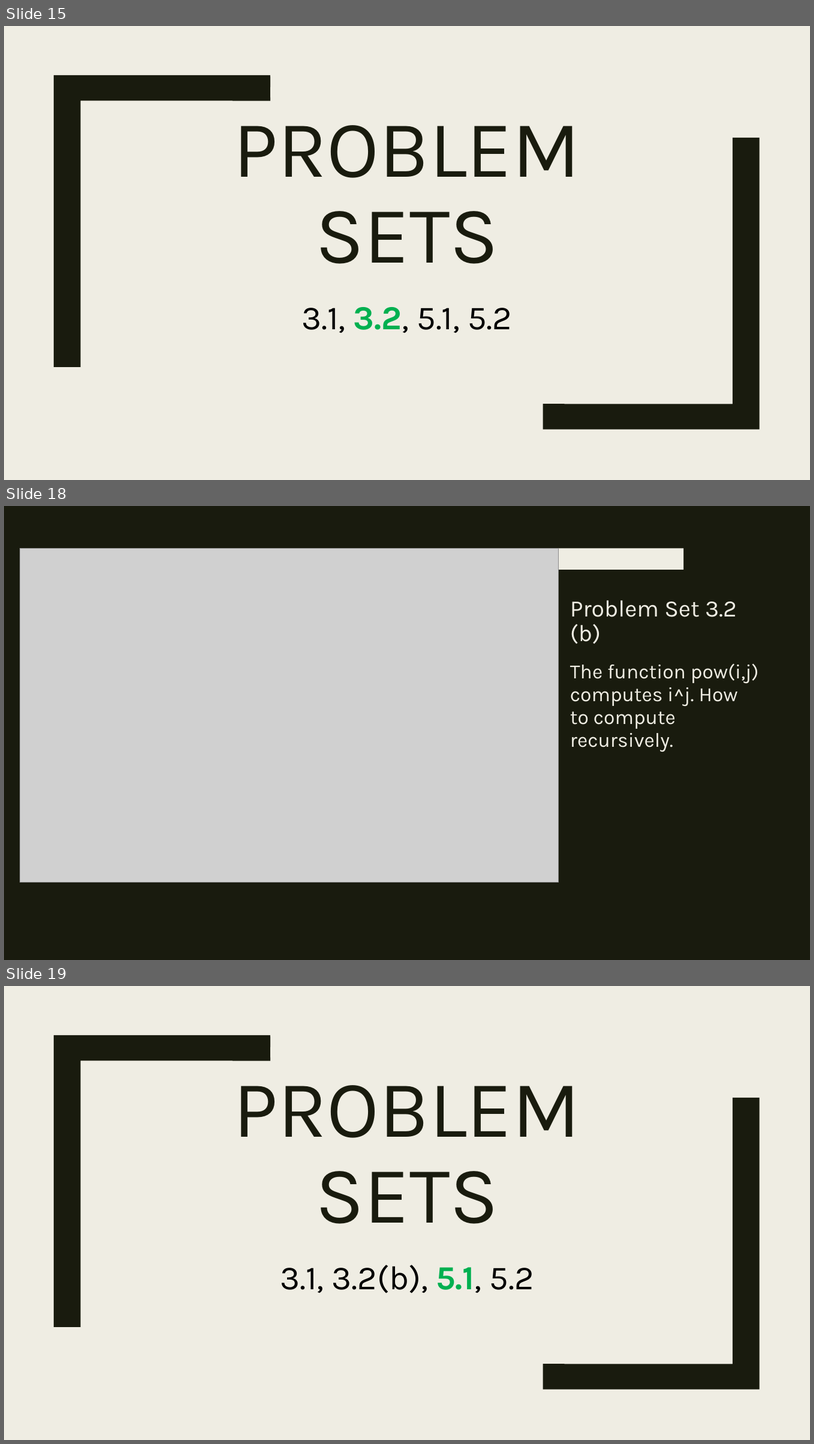
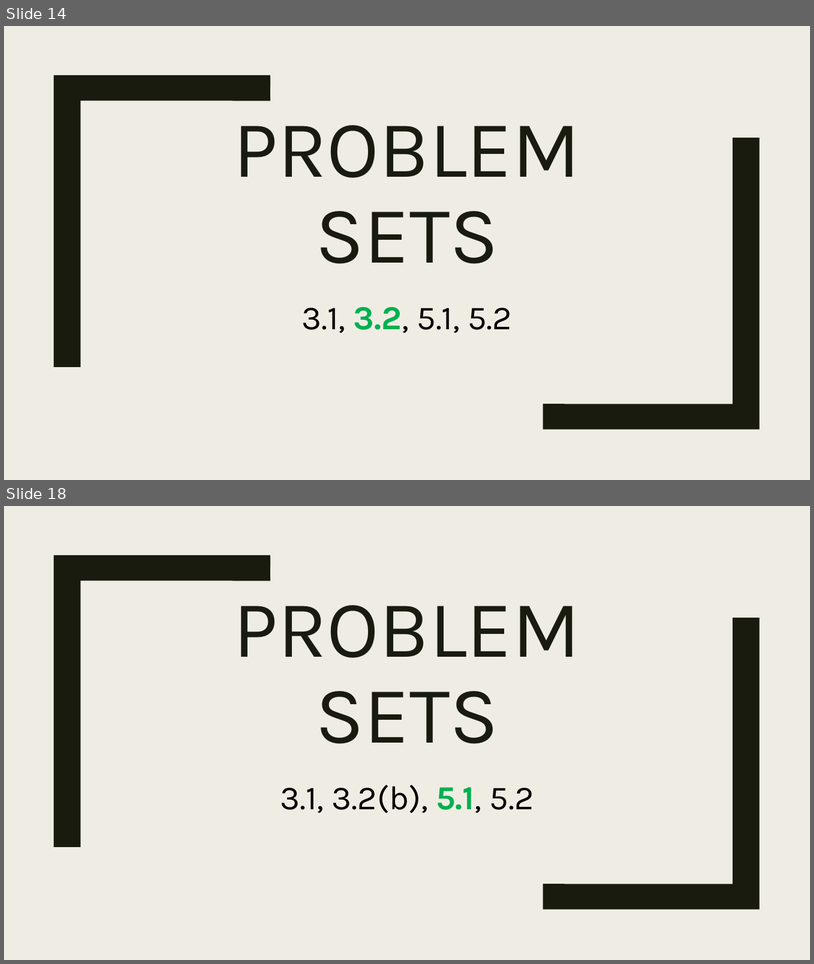
Before and after one commit to DigiPie/CS1010-Tutorial-C09, a slide deck: Tutorial 2/CS1010_TutC09_2.pptx. Shown one above the other, each under a label of ours: slides 15, 18 and 19 before the commit, slides 14 and 18 after it; the slides between them are not shown. The pictures are 814x1444 and 814x964 pixels, drawn with LibreOffice and Linux fonts; fonts in the diff are those of the drawing; grey boxes stand for pictures. Boxes give left, top, right and bottom in pixels: in the first picture for what was removed or moved away, otherwise in the second. Text is boxed around its words. In the diff, an @@ line names an element or a change of style, - is before the commit and + after.

```diff
--- a/Tutorial 2/CS1010_TutC09_2.pptx
+++ b/Tutorial 2/CS1010_TutC09_2.pptx
@@ slide 18 removed at (4,506,810,960), background #191B0E @@
@@ rectangle removed at (4,506,810,960) @@
@@ rectangle removed at (35,506,51,960) @@
@@ picture removed at (20,549,559,882) @@
@@ freeform shape removed at (532,549,684,792) @@
@@ title removed at (570,600,737,644) @@
-Problem Set 3.2 (b)
@@ text removed at (570,663,759,751) @@
-The function pow(i,j) computes i^j. How to compute recursively.
@@ what was slide 15 is now slide 14 @@
@@ what was slide 19 is now slide 18 @@
```
Also in this commit, not shown: 9 slides changed, 2 slides added, 1 other slide removed, 3 other files.
